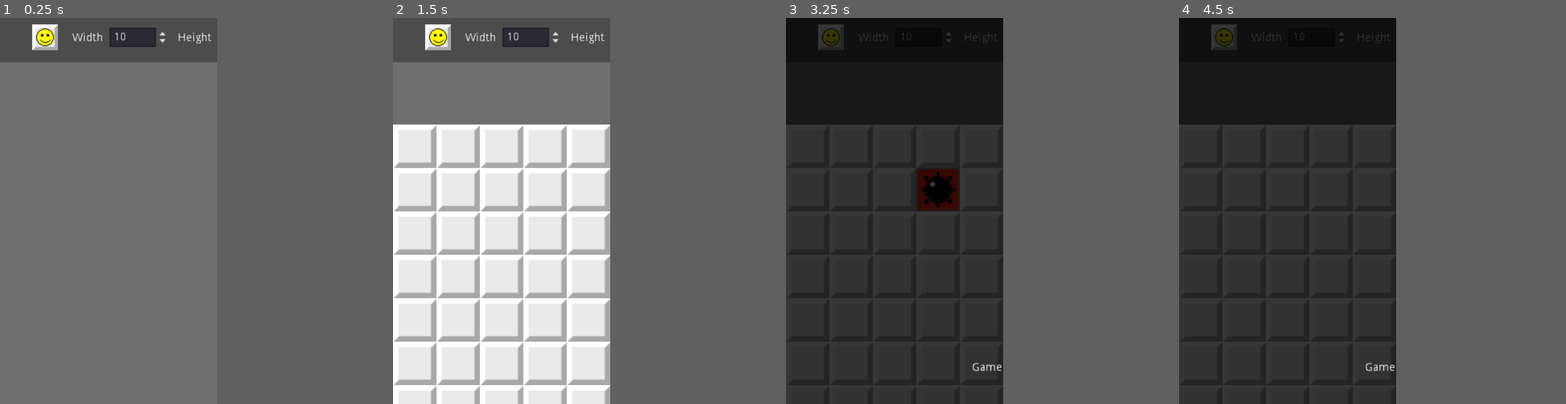
Above: before the commit, frames 1-4 (left to right).
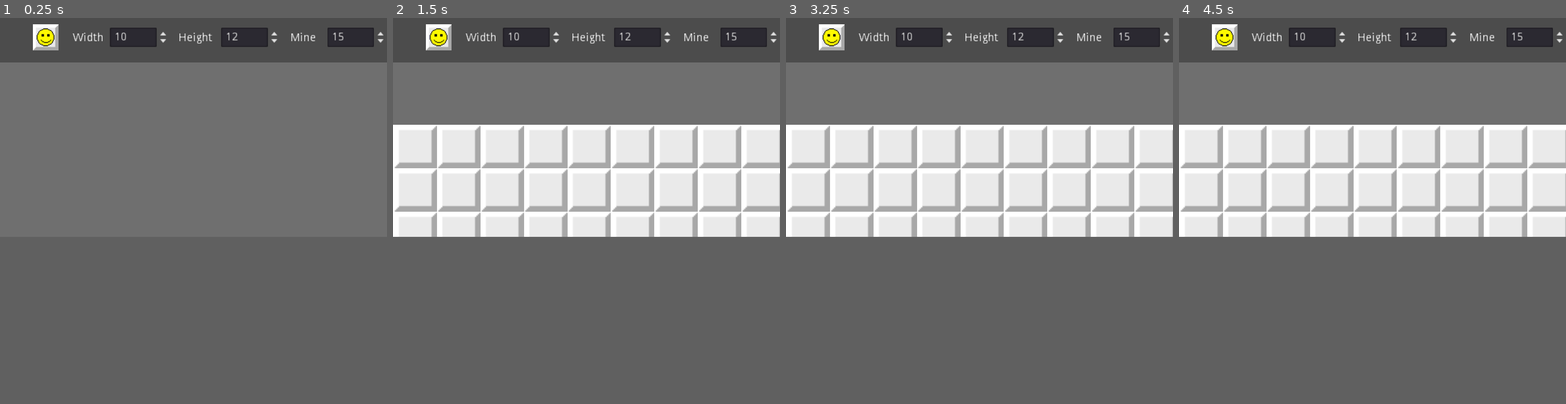
Above: after the commit, the same moments.

Repository: baiXfeng/godot-minesweeper
Game: Godot game, scene res://scene/main.tscn
Two runs of this game, one before a commit and one after it. Both use one fixed random seed, a clock stepped at 60 frames per second and the inputs below. After the commit the project has no main scene; this scene is started directly in both runs.
Inputs (mouse positions are in pixels of both pictures, inside the frame that each line leads up to; where the layout moved, square brackets give the same spot in the first picture):
- Up to frame 1 (0.25 s): no input
- Up to frame 2 (1.5 s): click (420, 52) [439, 37] at 0.5 s; click (420, 52) [439, 37] at 1.25 s
- Up to frame 3 (3.25 s): click (813, 52) [832, 37] at 2 s; tap Enter at 2.75 s; move the mouse to (940, 191) at 2.77 s; click (940, 191) at 2.92 s
- Up to frame 4 (4.5 s): tap Space at 3.5 s; move the mouse to (1244, 230) at 3.52 s; click (1244, 230) at 3.67 s; tap Enter at 4.25 s; move the mouse to (1310, 126) at 4.27 s; click (1310, 126) at 4.42 s
The window is 449x799 before the commit and 800x453 after it. Grey fills any space a smaller window leaves; there, only what the larger window draws over its background counts as a difference.

The runs differ from the first frame. In frame 1, 5.4% of the frame differs, in the area x 8-100%, y 0-12%; in frame 2, 24%; in frame 3, 50%, in the area x 0-100%, y 0-92%; in frame 4, 50%.

Commit message:
新的初始化逻辑

Diff:
--- a/project.godot
+++ b/project.godot
@@ -10,23 +10,24 @@
 
 _global_script_classes=[  ]
 _global_script_class_icons={
-
 }
 
 [application]
 
 config/name="Godot-mine"
-run/main_scene="res://scene/main.tscn"
+run/main_scene="res://scene/GamePlay.tscn"
 config/icon="res://icon.png"
 
 [display]
 
-window/size/width=1080
-window/size/height=1920
-window/size/test_width=540
-window/size/test_height=960
+window/size/width=960
+window/size/height=544
+window/size/test_width=1920
+window/size/test_height=1080
 window/dpi/allow_hidpi=true
 window/handheld/orientation="portrait"
+window/stretch/mode="2d"
+window/stretch/aspect="keep"
 
 [rendering]
 
